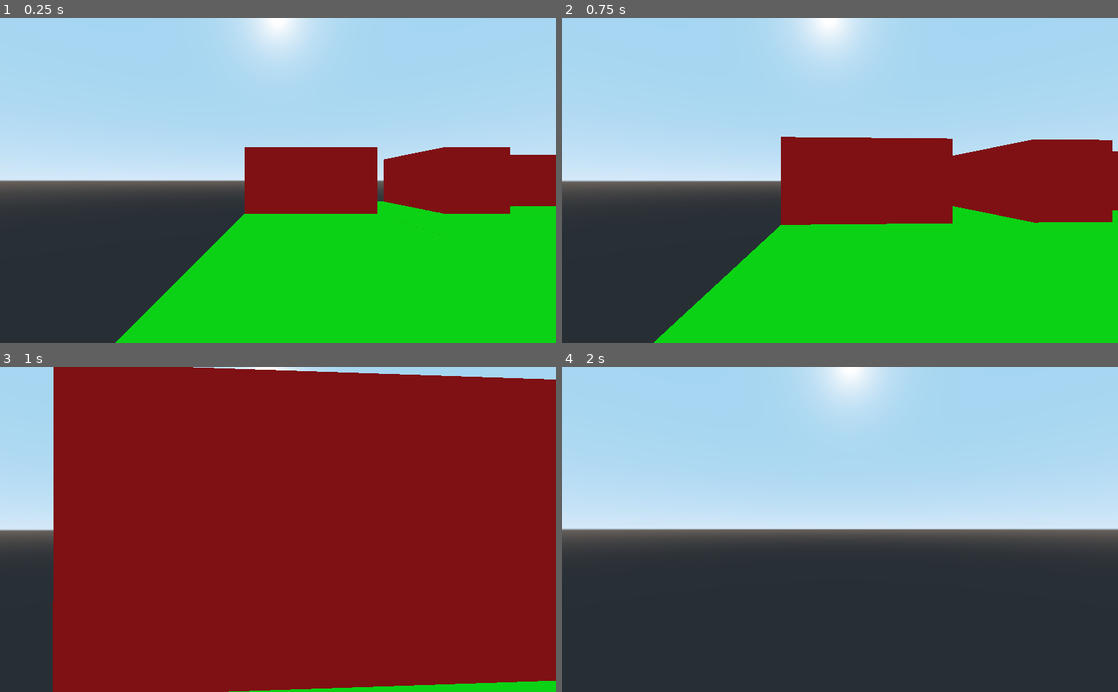
Above: before the commit, frames 1-4 (two rows, left to right).
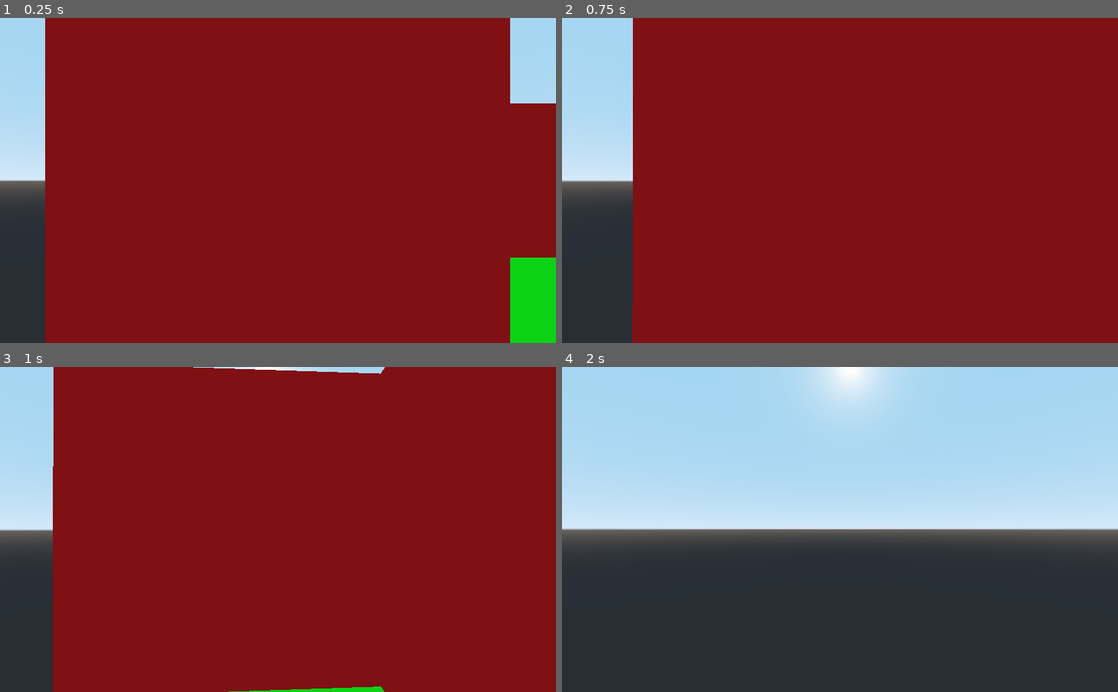
Above: after the commit, the same moments.

Repository: dktr0/NotWaitingForGodot
Game: Godot game, scene res://NotWaitingForGodot.tscn
The game is run twice, just before and just after one commit, with the same random seed, the same clock (stepped at 60 frames per second) and the same inputs.
Inputs (mouse positions are in pixels of both pictures, inside the frame that each line leads up to):
- Up to frame 1 (0.25 s): no input
- Up to frame 2 (0.75 s): tap Enter at 0.5 s; move the mouse to (867, 180) at 0.52 s; hold W (left_stick_up) from 0.53 s (still down); click (867, 180) at 0.67 s
- Up to frame 3 (1 s): keep holding W (left_stick_up)
- Up to frame 4 (2 s): keep holding W (left_stick_up); move the mouse to (812, 529) at 1.27 s

The runs differ from the first frame. In frame 1, 77% of the frame differs, in the area x 8-100%, y 0-100%; in frame 2, 72%; in frame 3, 1.8%; in frame 4, nothing differs.

Commit message:
end of July 18 session

Diff:
--- a/NotWaitingForGodot.tscn
+++ b/NotWaitingForGodot.tscn
@@ -10,9 +10,11 @@
 script = ExtResource( 1 )
 
 [node name="World" type="Spatial" parent="."]
+transform = Transform( 1, 0, 0, 0, 1, 0, 0, 0, 1, -0.00129962, 0, 0 )
 script = ExtResource( 3 )
 
 [node name="Player" type="KinematicBody" parent="."]
+transform = Transform( 1, 0, 0, 0, 1, 0, 0, 0, 1, 5, 100, -5 )
 script = ExtResource( 2 )
 
 [node name="CollisionShape" type="CollisionShape" parent="Player"]
--- a/Player.gd
+++ b/Player.gd
@@ -26,8 +26,8 @@
 		Input.set_mouse_mode(Input.MOUSE_MODE_CAPTURED)
 
 func _physics_process(delta):
-	if global_translation.y > 0:
-		move_and_slide(fall, Vector3.UP)
+	#if global_translation.y > -10:
+#		move_and_slide(fall, Vector3.UP)
 	if not is_on_floor():
 		fall.y -= gravity
 	if Input.is_action_just_pressed("a_button") and is_on_floor():
--- a/World.gd
+++ b/World.gd
@@ -6,14 +6,98 @@
 var k = 0; #y-position
 
 func _ready():
-	#makeACube(0,0,-10);
-	#makeACube(3,0,-10,0,1,0);
-	#makeACube(-3,0,-10,0,0,1);
-	#makeACube(3.5,1,-9,1,6,1);
+	agasthyaReady();
+	fatimaReady();
+	nadiaReady();
+	yakariReady();
+	jamesReady();
+	davidReady();
+
+func davidReady():
 	cubeMesh(0,-2,-10,30,30);
-	cubeRow("++ + +++++",0,0,-10);
-	cubeRow("++ +    ++",0,0,-8);
+	cubeRow("++++++++++++++++++++",240,0,-10,2,0,1,1,0);
+	cubeRow("++++++++++  ++++    ",240,0,-8,2,0,1,1,0);
+	cubeRow("      ++++  ++++  ++",240,0,-6,2,0,1,1,0);
+	cubeRow("++++  ++++  ++++  ++",240,0,-4,2,0,1,1,0);
+	cubeRow("++++  ++++  ++++  ++",240,0,-2,2,0,1,1,0);
+	cubeRow("++++    ++  ++++  ++",240,0,-0,2,0,1,1,0);
+	cubeRow("++++++            ++",240,0,2,2,0,1,1,0);
+	cubeRow("++++++  ++++++++++++",240,0,4,2,0,1,1,0);
+	cubeRow("++++++        ++++++",240,0,6,2,0,1,1,0);
+	cubeRow("++++++++++++++++++++",240,0,8,2,0,1,1,0);
 
+func nadiaReady():
+	cubeRow("++++++++++++++++++++",80,0,-10, 0 , 2, 4);
+	cubeRow("  +++++++++++++  +++",80,0,-8, 0 , 2, 4);
+	cubeRow("++++++++++++++   +++",80,0,-6, 0 , 2, 4);
+	cubeRow("++   ++++++++++    ++",80,0,-4, 0 , 2, 4);
+	cubeRow("+++  ++++++++++  ++++",80,0,-2, 0 , 2, 4);
+	cubeRow("++    ++++++   ++++++",80,0,0, 0 , 2, 4);
+	cubeRow("+++++  ++++++   +++++",80,0,2, 0 , 2, 4);
+	cubeRow("++++++  ++++++   ++++",80,0,4, 0 , 2, 4);
+	cubeRow("++    ++++++   ++++++",80,0,6, 0 , 2, 4);
+	cubeRow("++   ++++++++   +++++",80,0,8, 0 , 2, 4);
+	cubeRow("++   ++++++++   +++++",80,0,10, 0 , 2, 4);
+	cubeRow("+++  ++++++++   +++++",80,0,12, 0 , 2, 4);
+	cubeRow("    +++++++   +++++++",80,0,14, 0 , 2, 4);
+	cubeRow("+++++++++++++  ++++++",80,0,16, 0 , 2, 4);
+	cubeRow("++++++++++++   ++++++",80,0,18, 0 , 2, 4);
+	cubeRow("+++++++++++++   ++++++",80,0,20, 0 , 2, 4);
+	cubeRow("++++++++++++   ++++++++",80,0,22, 0 , 2, 4);
+	cubeRow("+++++++++++++  ++++++++",80,0,24, 0 , 2, 4);
+	cubeRow("+++++++++++++   ++++++++",80,0,26, 0 , 2, 4);
+	cubeRow("+++++++++++++  +++++++++",80,0,28, 0 , 2, 4);
+
+func jamesReady():
+	   cubeRow("++++++++++++++++    ++",200,0,-10,2,0,0,0,1);
+	   cubeRow("++++++++++++++++    ++",200,0,-8,2,0,0,0,1);
+	   cubeRow("++++++++++++            ++",200,0,-6,2,0,0,0,1);
+	   cubeRow("+++++++++++            +++",200,0,-4,2,0,0,0,1);
+	   cubeRow("++++               +++    ++++",200,0,-2,2,0,0,0,1);
+	   cubeRow("++++++      +++++++++++",200,0,0,2,0,0,0,1);
+	   cubeRow("++++++    ++++++++++++",200,0,2,2,0,0,0,1);
+	   cubeRow("++++++    ++++++++++++",200,0,4,2,0,0,0,1);
+	   cubeRow("++++++    ++++++++++++",200,0,6,2,0,0,0,1);
+	   cubeRow("++++++    ++++++++++++",200,0,8,2,0,0,0,1);
+
+func agasthyaReady():
+	cubeMesh(0,-2,-8,39,39);
+	cubeRow("+++  + +++++++ +++++",0,0,-10);
+	cubeRow("+++ ++ ++++++    +++",0,0,-8);
+	cubeRow("+++    +++++++ +++++",0,0,-6);
+	cubeRow("+++ +++++++    +++++",0,0,-4);
+	cubeRow("+   +++++++ ++++++++",0,0,-2);
+	cubeRow("+ + +++++++ ++++++++",0,0,0);
+	cubeRow("+ + ++++++  ++++++++",0,0,2);
+	cubeRow("+ +  +++++ +++++++++",0,0,4);
+	cubeRow("+  +      ++++++++++",0,0,6);
+	cubeRow("++++ +++++++++++++++",0,0,8);
+
+func fatimaReady():
+	cubeRow("++++  ++ +++   ++ ++",40,0,8,2,0,1,1,0);
+	cubeRow(" +++ +++   ++++  +++",40,0,6,2,0,1,1,0);
+	cubeRow("++++++  +++++  ++++ ",40,0,4,2,0,1,0,1);
+	cubeRow("++++   +++ +++  ++++",40,0,2,2,0,0,1,0);
+	cubeRow("++ +++  ++++  ++  ++",40,0,0,2,0,1,1,0);
+	cubeRow("++  +++  ++  +++++ +",40,0,-2,2,0,0,1,0);
+	cubeRow("++   +  +++  +++  ++",40,0,-4,2,0,0,1,1);
+	cubeRow("++   ++ + +  +++  ++",40,0,-6,2,0,1,1,0);
+	cubeRow("   +++ +++    ++++++",40,0,-8,2,0,0,1,0);
+	cubeRow("+  ++   +++   ++  ++",40,0,-10,2,0,1,0,0);
+	cubeRow("+ ++++     ++ ++ +++",40,0,-12,2,0,1,1,0);
+
+func yakariReady():
+	cubeMesh(0,-2,-10,30,30);
+	cubeRow("++++++++++++++++++ +",160,0,-10,2,0,1,1,0);
+	cubeRow("+++++    +++ +++++ +",160,0,-8,2,0,1,1,0);
+	cubeRow("++++++++ +++ +++++ +",160,0,-6,2,0,1,1,0);
+	cubeRow("++++++++     +++++ +",160,0,-4,2,0,1,1,0);
+	cubeRow("+++    +++++ +++++ +",160,0,-2,2,0,1,1,0);
+	cubeRow("++++++ +++++   ++  +",160,0,-0,2,0,1,1,0);
+	cubeRow("++ +++ +++  ++ +  ++",160,0,2,2,0,1,1,0);
+	cubeRow("++ +++     +++   +++",160,0,4,2,0,1,1,0);
+	cubeRow("++ +++++++ +++++++++",160,0,6,2,0,1,1,0);
+	cubeRow("++ +++++++ +++++++++",160,0,8,2,0,1,1,0);
 
 
 func _physics_process(_delta):
@@ -30,32 +114,37 @@
 
 
 func makeACube(x=0,y=0,z=0,r=1,g=0,b=0):
+	var sb = StaticBody.new();
+	var cs = CollisionShape.new();
+	cs.set_shape(BoxShape.new());
+	sb.add_child(cs);
 	var m = MeshInstance.new();
 	var cm = CubeMesh.new();
 	var sm = SpatialMaterial.new();
 	sm.albedo_color = Color( r, g, b, 1 );
 	cm.material = sm;
 	m.mesh = cm;
-	m.translation = Vector3(x,y,z);
-	add_child(m);
+	sb.add_child(m);
+	sb.translation = Vector3(x,y,z);
+	add_child(sb);
 
-func cubeRow(spec="",x=0,y=0,z=0,xInc=2,zInc=0):
+func cubeRow(spec="",x=0,y=0,z=0,xInc=2,zInc=0,r=1,g=0,b=0):
 	var head = spec.substr(0,1);
 	var tail = spec.substr(1,-1);
 	while head.length() > 0:
 		if head != " ":
-			print("putting a cube at " + str(x) + " " + str(y) + " " + str(z));
-			makeACube(x,y,z);
+			# print("putting a cube at " + str(x) + " " + str(y) + " " + str(z));
+			makeACube(x,y,z,r,g,b);
 		x = x + xInc;
 		z = z + zInc;
 		head = tail.substr(0,1);
 		tail = tail.substr(1,-1);
 
 func cubeMesh(x=0,y=0,z=0,xN=10,zN=10):
-	print("cubemesh")
+	# print("cubemesh")
 	for n1 in xN:
 		for n2 in zN:
-			var calcX = x + n1;
-			var calcZ = z + n2;
-			print("putting a cubemesh at " + str(calcX) + " " + str(y) + " " + str(calcZ));
+			var calcX = x + (n1*2);
+			var calcZ = z + (n2*2);
+			# print("putting a cubemesh at " + str(calcX) + " " + str(y) + " " + str(calcZ));
 			makeACube(calcX,y,calcZ,0,1,0);
